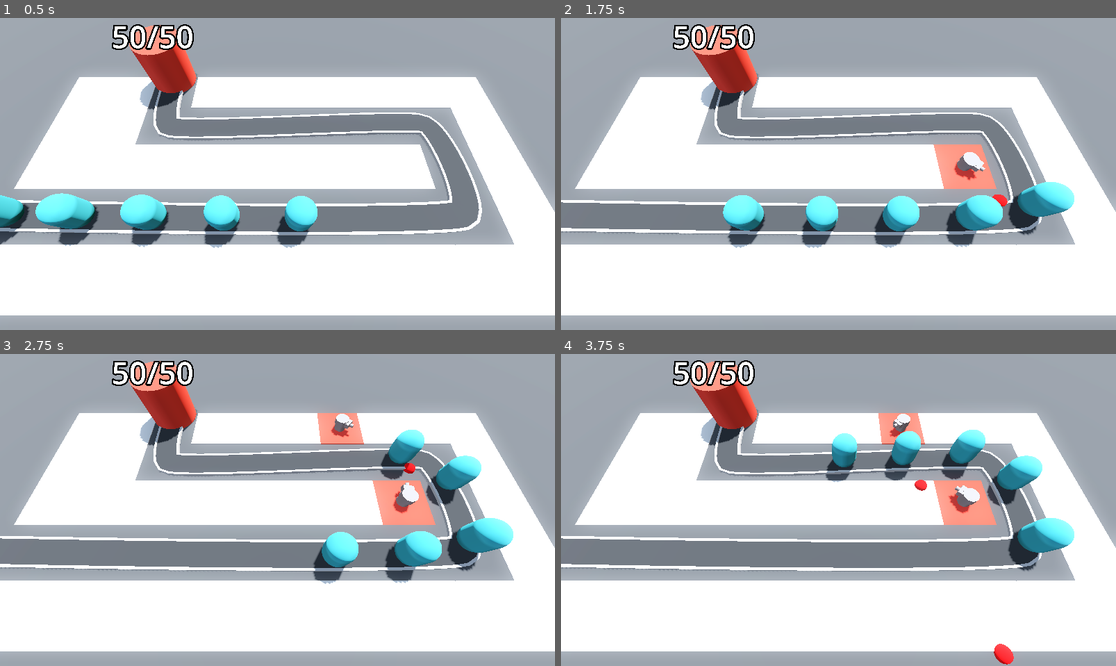
Above: before the commit, frames 1-4 (two rows, left to right).
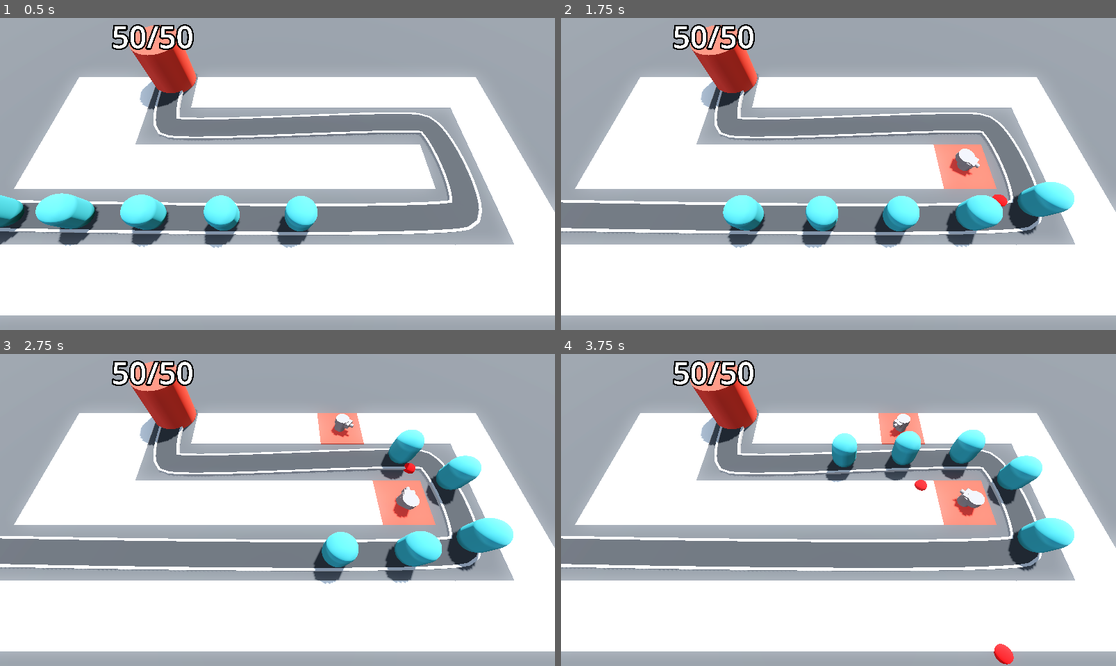
Above: after the commit, the same moments.

Repository: cpurdy-cs/Barbarian-Blaster-Class
Game: Godot game, scene res://base_level.tscn
The game is run twice, just before and just after one commit, with the same random seed, the same clock (stepped at 60 frames per second) and the same inputs.
Inputs (mouse positions are in pixels of both pictures, inside the frame that each line leads up to):
- Up to frame 1 (0.5 s): no input
- Up to frame 2 (1.75 s): move the mouse to (960, 158) at 0.52 s; click (960, 158) at 0.6 s; move the mouse to (727, 189) at 1.27 s; click (727, 189) at 1.35 s
- Up to frame 3 (2.75 s): move the mouse to (333, 441) at 2.02 s; click (333, 441) at 2.1 s
- Up to frame 4 (3.75 s): move the mouse to (810, 572) at 2.77 s; click (810, 572) at 2.85 s; move the mouse to (1005, 556) at 3.52 s; click (1005, 556) at 3.6 s

Frame 1 is identical in both runs. In frame 2, 0.2% of the frame differs, in the area x 69-77%, y 41-53%; in frame 3, 0.2%; in frame 4, 0.2%.

Commit message:
add damage and turret animation

Diff:
--- a/Enemy/enemy.gd
+++ b/Enemy/enemy.gd
@@ -3,9 +3,12 @@
 ## The speed in m/s the enemy will move
 @export var speed :float = 10.0
 @export var max_health := 50
+@onready var animation_player: AnimationPlayer = $AnimationPlayer
 
 var health : int :
 	set(new_health):
+		if health > new_health:
+			animation_player.play("take_damage")
 		health = new_health
 		if health < 1:
 			queue_free()
--- a/Enemy/enemy.tscn
+++ b/Enemy/enemy.tscn
@@ -10,9 +10,50 @@
 radius = 1.0
 height = 3.0
 
+[sub_resource type="StandardMaterial3D" id="StandardMaterial3D_px1sc"]
+no_depth_test = true
+shading_mode = 0
+
 [sub_resource type="CapsuleShape3D" id="CapsuleShape3D_2pb1h"]
 radius = 1.0
 height = 3.0
+
+[sub_resource type="Animation" id="Animation_am0pq"]
+resource_name = "take_damage"
+length = 0.1
+tracks/0/type = "value"
+tracks/0/imported = false
+tracks/0/enabled = true
+tracks/0/path = NodePath("DamageHighlight:visible")
+tracks/0/interp = 1
+tracks/0/loop_wrap = true
+tracks/0/keys = {
+"times": PackedFloat32Array(0, 0.1),
+"transitions": PackedFloat32Array(1, 1),
+"update": 1,
+"values": [true, false]
+}
+
+[sub_resource type="Animation" id="Animation_eqilm"]
+length = 0.001
+tracks/0/type = "value"
+tracks/0/imported = false
+tracks/0/enabled = true
+tracks/0/path = NodePath("DamageHighlight:visible")
+tracks/0/interp = 1
+tracks/0/loop_wrap = true
+tracks/0/keys = {
+"times": PackedFloat32Array(0),
+"transitions": PackedFloat32Array(1),
+"update": 1,
+"values": [false]
+}
+
+[sub_resource type="AnimationLibrary" id="AnimationLibrary_ncf7h"]
+_data = {
+&"RESET": SubResource("Animation_eqilm"),
+&"take_damage": SubResource("Animation_am0pq")
+}
 
 [node name="Enemy" type="PathFollow3D"]
 transform = Transform3D(0.9999959, 0, 0, 0, 1, 0, 0, 0, 0.9999959, 0, 0, 0)
@@ -23,8 +64,19 @@
 transform = Transform3D(1, 0, 0, 0, 1, 0, 0, 0, 1, 0, 1.6, 0)
 mesh = SubResource("CapsuleMesh_xjnqo")
 
+[node name="DamageHighlight" type="MeshInstance3D" parent="."]
+transform = Transform3D(1, 0, 0, 0, 1, 0, 0, 0, 1, 0, 1.6, 0)
+visible = false
+material_override = SubResource("StandardMaterial3D_px1sc")
+mesh = SubResource("CapsuleMesh_xjnqo")
+
 [node name="EnemyArea3D" type="Area3D" parent="." groups=["enemy_area"]]
 
 [node name="CollisionShape3D" type="CollisionShape3D" parent="EnemyArea3D"]
 transform = Transform3D(0.99999994, 0, 0, 0, 1, 0, 0, 0, 0.99999994, 0, 1.5, 0)
 shape = SubResource("CapsuleShape3D_2pb1h")
+
+[node name="AnimationPlayer" type="AnimationPlayer" parent="."]
+libraries = {
+&"": SubResource("AnimationLibrary_ncf7h")
+}
--- a/Turret/turret.gd
+++ b/Turret/turret.gd
@@ -5,6 +5,7 @@
 var projectile = preload("res://Turret/projectile.tscn")
 var enemy_path : Path3D
 var target : Node3D
+@onready var animation_player: AnimationPlayer = $AnimationPlayer
 
 # turn and look at an enemy
 func _physics_process(delta: float) -> void:
@@ -19,7 +20,7 @@
 		add_child(new_proj)
 		new_proj.global_position = global_position
 		new_proj.direction = global_transform.basis.z
-
+		animation_player.play("fire")
 
 func find_best_target() -> Enemy:
 	var best_target = null
--- a/Turret/turret.tscn
+++ b/Turret/turret.tscn
@@ -18,6 +18,43 @@
 bottom_radius = 0.15
 height = 0.5
 
+[sub_resource type="Animation" id="Animation_5kpma"]
+resource_name = "fire"
+length = 0.3
+tracks/0/type = "value"
+tracks/0/imported = false
+tracks/0/enabled = true
+tracks/0/path = NodePath("TurretBase/TurretTop:position")
+tracks/0/interp = 1
+tracks/0/loop_wrap = true
+tracks/0/keys = {
+"times": PackedFloat32Array(0, 0.3),
+"transitions": PackedFloat32Array(1, 1),
+"update": 0,
+"values": [Vector3(0, 0.392, -0.6), Vector3(0, 0.392, 0)]
+}
+
+[sub_resource type="Animation" id="Animation_djkev"]
+length = 0.001
+tracks/0/type = "value"
+tracks/0/imported = false
+tracks/0/enabled = true
+tracks/0/path = NodePath("TurretBase/TurretTop:position")
+tracks/0/interp = 1
+tracks/0/loop_wrap = true
+tracks/0/keys = {
+"times": PackedFloat32Array(0),
+"transitions": PackedFloat32Array(1),
+"update": 0,
+"values": [Vector3(0, 0.392, 0)]
+}
+
+[sub_resource type="AnimationLibrary" id="AnimationLibrary_ttsi1"]
+_data = {
+&"RESET": SubResource("Animation_djkev"),
+&"fire": SubResource("Animation_5kpma")
+}
+
 [node name="Turret" type="Node3D"]
 script = ExtResource("1_5kpma")
 
@@ -26,7 +63,7 @@
 mesh = SubResource("CylinderMesh_cb20n")
 
 [node name="TurretTop" type="MeshInstance3D" parent="TurretBase"]
-transform = Transform3D(1, 0, 0, 0, 1, 0, 0, 0, 1, 0, 0.39165485, 0)
+transform = Transform3D(1, 0, 0, 0, 1, 0, 0, 0, 1, 0, 0.392, 0)
 mesh = SubResource("CylinderMesh_5kpma")
 
 [node name="Visor" type="MeshInstance3D" parent="TurretBase/TurretTop"]
@@ -40,4 +77,9 @@
 [node name="Timer" type="Timer" parent="."]
 autostart = true
 
+[node name="AnimationPlayer" type="AnimationPlayer" parent="."]
+libraries = {
+&"": SubResource("AnimationLibrary_ttsi1")
+}
+
 [connection signal="timeout" from="Timer" to="." method="_on_timer_timeout"]
Not shown: 1 places in Enemy/enemy.tscn that only renumber resources
Not shown: 1 places in Turret/turret.tscn that only renumber resources
